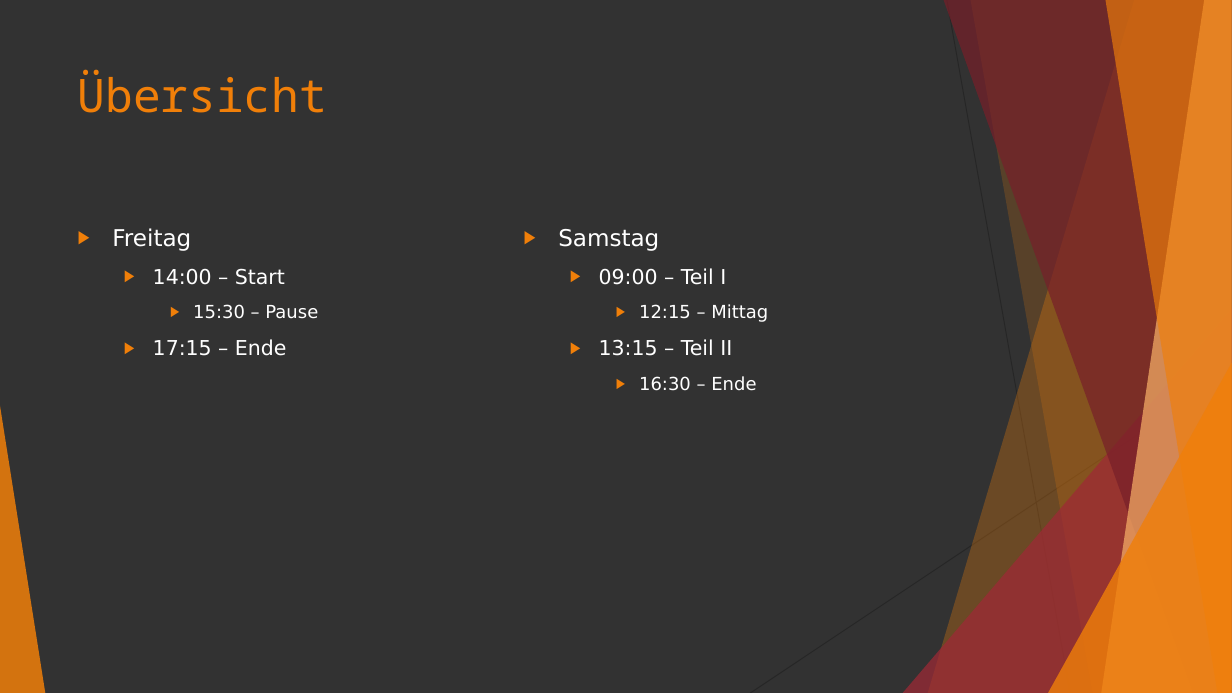
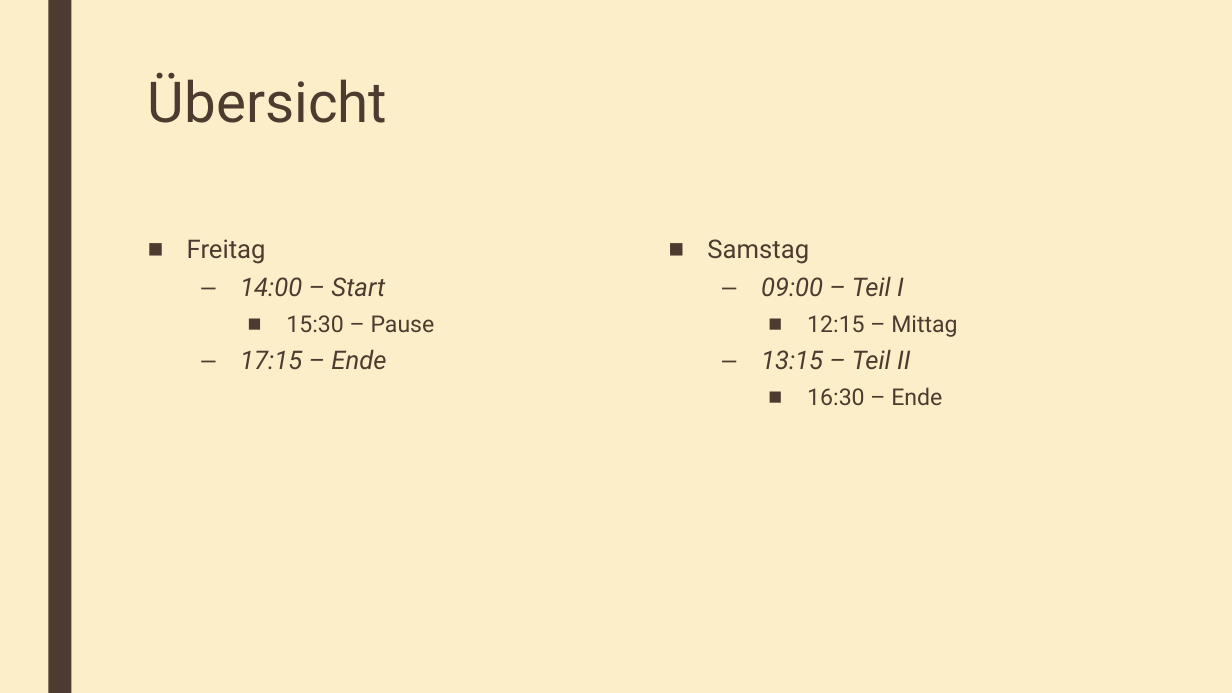
Before and after one commit to advocd/Workshop-Microbit-Python, a slide deck: slide 8 of internal/slides/Python-Workshop.pptx. Drawn at 1232x693 pixels with LibreOffice and Linux fonts; fonts in the diff are those of the drawing. Boxes give left, top, right and bottom in pixels: in the first picture for what was removed or moved away, otherwise in the second. Text is boxed around its words. In the diff, an @@ line names an element or a change of style, - is before the commit and + after.

```diff
--- a/internal/slides/Python-Workshop.pptx
+++ b/internal/slides/Python-Workshop.pptx
@@ background #323232 to #FBEEC9 @@
@@ rectangle added at [48,0,71,693], fill #4E3B30 @@
@@ title "Übersicht": place and size @@
-title "Übersicht" at [78,69,327,113]
+title "Übersicht" at [148,72,387,123]
@@ title "Übersicht" at [148,72,387,123]: size 36 to 44 pt, font Noto Sans Mono to Roboto, text colour #F07F09 to #4E3B30; line spacing 1 to 0.89 @@
@@ text "Freitag": place and size @@
-text "Freitag" at [112,228,318,356]
+text "Freitag" at [187,239,435,370]
@@ text "Freitag" at [187,239,435,370]: size 18 to 20 pt in "Freitag"; font DejaVu Sans to Roboto, text colour #FFFFFF to #4E3B30; size 16 to 20 pt, italic on in "14:00 – Start", "17:15 – Ende"; size 14 to 18 pt in "15:30 – Pause"; bullet ▶ to ■; line spacing 1 to 0.94; more space between paragraphs; bullet ▶ to –; less space between paragraphs @@
@@ text "Samstag": place and size @@
-text "Samstag" at [558,229,768,391]
+text "Samstag" at [707,239,957,405]
@@ text "Samstag" at [707,239,957,405]: size 18 to 20 pt in "Samstag"; font DejaVu Sans to Roboto, text colour #FFFFFF to #4E3B30; size 16 to 20 pt, italic on in "09:00 – Teil I", "13:15 – Teil II"; size 14 to 18 pt in "12:15 – Mittag", "16:30 – Ende"; bullet ▶ to ■; line spacing 1 to 0.94; more space between paragraphs; bullet ▶ to –; less space between paragraphs @@
@@ group removed at [0,0,1232,693]: 5 freeform shapes, 3 triangles, 2 lines @@
```
Also in this commit, not shown: 7 other slides changed, 15 other files.
